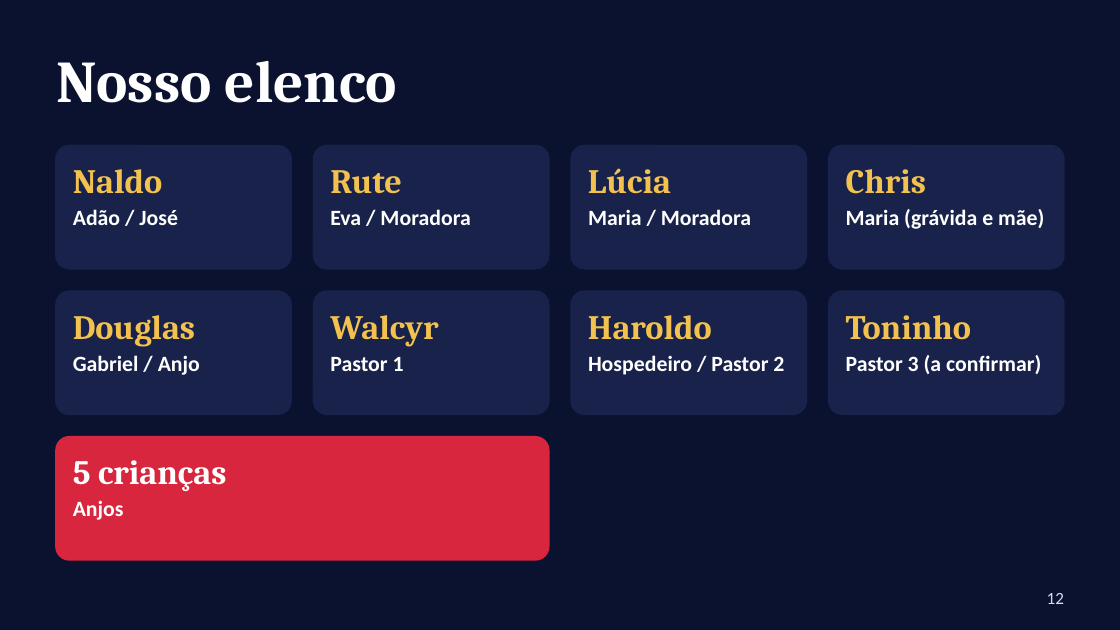
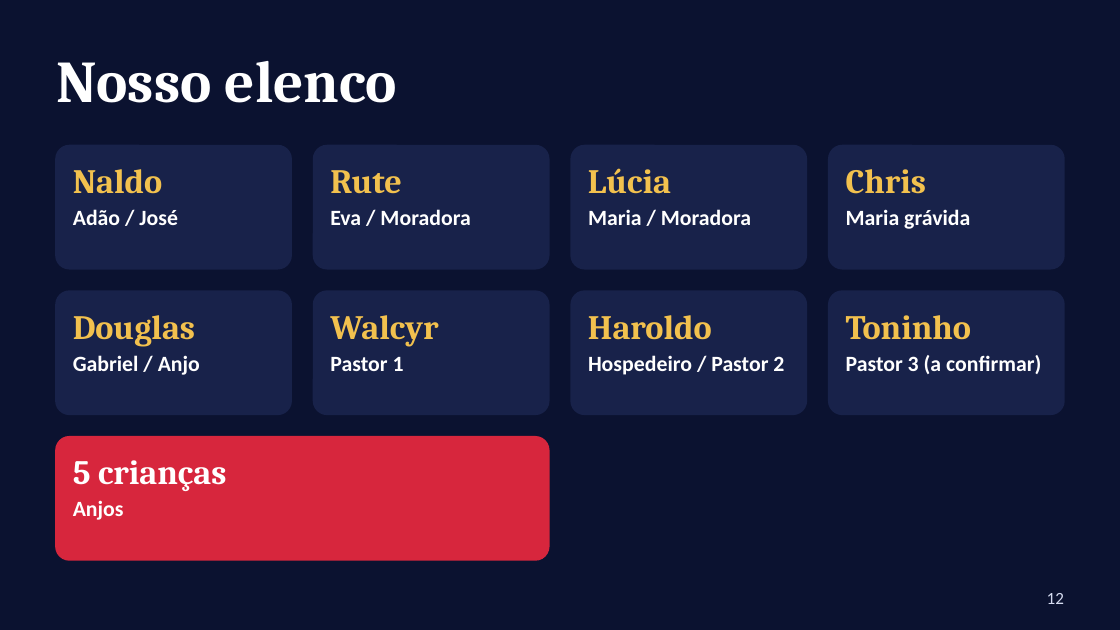
Before and after one commit to MatheusXd1227/Rob-IA-BTG, a slide deck: slide 12 of teatro/apresentacao-telao.pptx. Drawn at 1120x630 pixels with LibreOffice and Linux fonts; fonts in the diff are those of the drawing. Boxes give left, top, right and bottom in pixels: in the first picture for what was removed or moved away, otherwise in the second. Text is boxed around its words. In the diff, an @@ line names an element or a change of style, - is before the commit and + after.

```diff
--- a/teatro/apresentacao-telao.pptx
+++ b/teatro/apresentacao-telao.pptx
@@ text at (x1=846, y1=209, x2=970, y2=229): text changed @@
-Maria (grávida e mãe)
+Maria grávida
```
Also in this commit, not shown: 10 other files.
